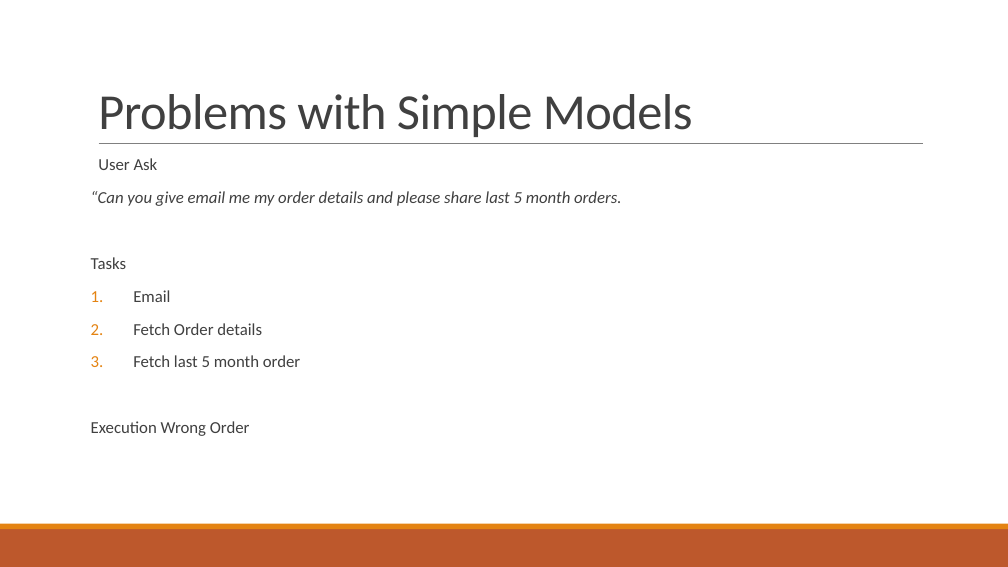
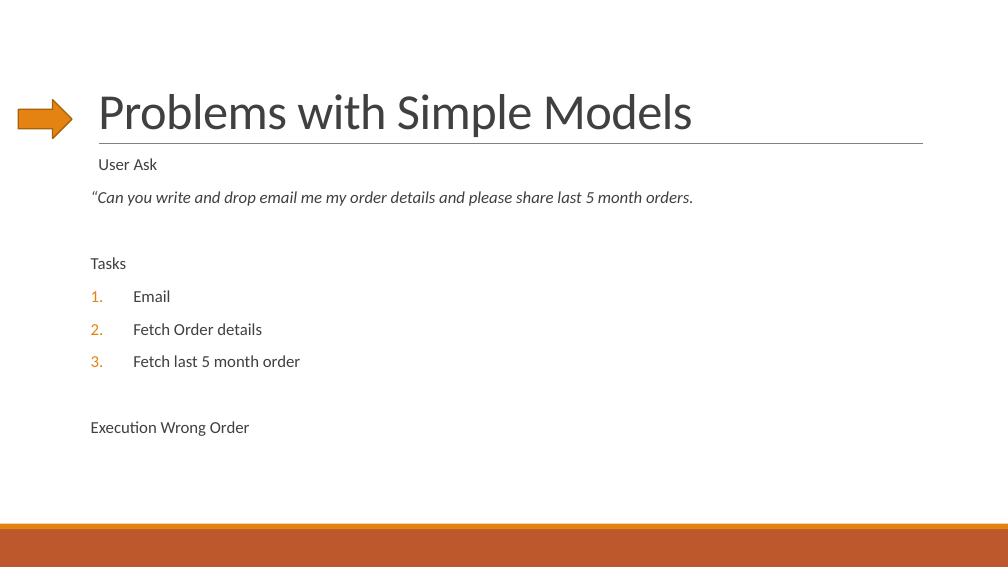
Before and after one commit to deveshomar/EducationAIAgent, a slide deck: slide 9 of session3/Choosing Between Models.pptx. Drawn at 1008x567 pixels with LibreOffice and Linux fonts; fonts in the diff are those of the drawing. Boxes give left, top, right and bottom in pixels: in the first picture for what was removed or moved away, otherwise in the second. Text is boxed around its words. In the diff, an @@ line names an element or a change of style, - is before the commit and + after.

```diff
--- a/session3/Choosing Between Models.pptx
+++ b/session3/Choosing Between Models.pptx
@@ right arrow added at (18,100,72,138), fill #E48312, outline #A9610D 1.25 pt @@
@@ text at (91,191,693,206): text changed @@
-“Can you give email me my order details and please share last 5 month orders.
+“Can you write and drop email me my order details and please share last 5 month orders.
```
Also in this commit, not shown: 11 other slides changed, 18 other files.
